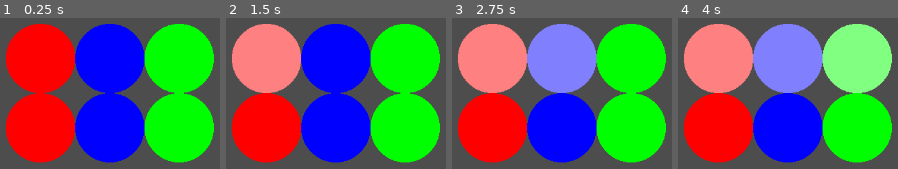
Above: before the commit, frames 1-4 (left to right).
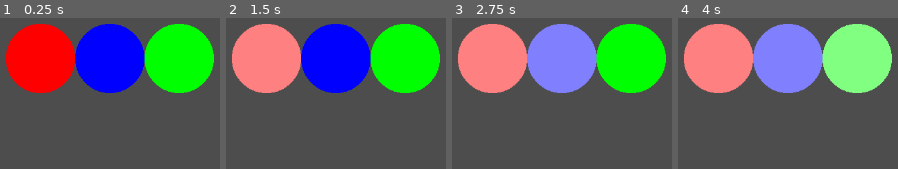
Above: after the commit, the same moments.

Repository: sullyj3/element-wars
Game: Godot game, scene res://main.tscn
Two runs of this game, one before a commit and one after it. Both use one fixed random seed, a clock stepped at 60 frames per second and the inputs below.
Inputs (mouse positions are in pixels of both pictures, inside the frame that each line leads up to):
- Up to frame 1 (0.25 s): no input
- Up to frame 2 (1.5 s): tap Enter at 0.5 s; hold Ctrl 0.53-1.28 s; click (265, 58) at 0.67 s; tap Space at 1.25 s; move the mouse to (265, 128) at 1.27 s; tap Ctrl at 1.35 s; click (265, 128) at 1.42 s
- Up to frame 3 (2.75 s): tap Enter at 2 s; move the mouse to (562, 58) at 2.02 s; hold Ctrl from 2.03 s (still down); click (562, 58) at 2.17 s
- Up to frame 4 (4 s): tap Space at 2.75 s; move the mouse to (788, 128) at 2.77 s; release Ctrl at 2.78 s; tap Ctrl at 2.85 s; click (788, 128) at 2.92 s; tap Enter at 3.5 s; move the mouse to (856, 58) at 3.52 s; hold Ctrl from 3.53 s (still down); click (856, 58) at 3.67 s

The runs differ from the first frame. In frame 1, 35% of the frame differs, in the area x 2-98%, y 49-97%; in frame 2, 35%; in frame 3, 35%; in frame 4, 35%.

Commit message:
basic selection and multi-selection

Diff:
--- a/Unit.gd
+++ b/Unit.gd
@@ -4,6 +4,9 @@
 enum Element {fire, water, grass}
 
 const unit_scene = preload("res://unit.tscn")
+
+signal selection_toggled
+signal selected_individually
 
 static func create(element: Element, faction_id: int) -> Unit:
 	var unit = unit_scene.instantiate()
@@ -36,8 +39,15 @@
 	if body is Unit and body.faction_id != faction_id:
 		print(self, ": enemy detected.")
 
+## Current just toggles the shader highlight
+func set_selected(selected: bool):
+	$Sprite2D.material.set_shader_parameter("selected", selected)
 
 func _on_click_target_input_event(viewport: Node, event: InputEvent, shape_idx: int) -> void:
-	if event is InputEventMouseButton and event.pressed and event.button_index == MOUSE_BUTTON_LEFT:
-		selected = not selected
-		$Sprite2D.material.set_shader_parameter("selected", selected)
+	if event is InputEventMouseButton and \
+		event.pressed and \
+		event.button_index == MOUSE_BUTTON_LEFT:
+		if Input.is_physical_key_pressed(KEY_CTRL):
+			emit_signal("selection_toggled")
+		else:
+			emit_signal("selected_individually")
--- a/main.gd
+++ b/main.gd
@@ -1,4 +1,28 @@
 extends Node2D
+
+var selected_set = {}
+
+func handle_unit_selection_toggled(unit):
+	var selected = null
+	if selected_set.erase(unit):
+		selected = false
+		print(unit, " has been deselected")
+	else:
+		selected_set[unit] = null
+		selected = true
+		print(unit, " has been selected")
+	unit.set_selected(selected)
+
+func deselect_all():
+	for unit in selected_set:
+		unit.set_selected(false)
+	selected_set = {}
+
+func handle_unit_selected_individually(unit):
+	for previously_selected_unit in selected_set:
+		previously_selected_unit.set_selected(false)
+	selected_set = {unit: null}
+	unit.set_selected(true)
 
 # Called when the node enters the scene tree for the first time.
 func _ready() -> void:
@@ -10,13 +34,10 @@
 
 	var i = 0
 	for element in elements:
-		var unit_deselected = Unit.create(element, 0)
-		unit_deselected.position = initial_position + Vector2(i * 100, 0)
-		add_child(unit_deselected)
-
-		var unit_selected = Unit.create(element, 0)
-		unit_selected.selected = true
-		unit_selected.position = initial_position + Vector2(i * 100, 100)
-		add_child(unit_selected)
+		var unit = Unit.create(element, 0)
+		unit.position = initial_position + Vector2(i * 100, 0)
+		unit.selection_toggled.connect(handle_unit_selection_toggled.bind(unit))
+		unit.selected_individually.connect(handle_unit_selected_individually.bind(unit))
+		add_child(unit)
 
 		i += 1
